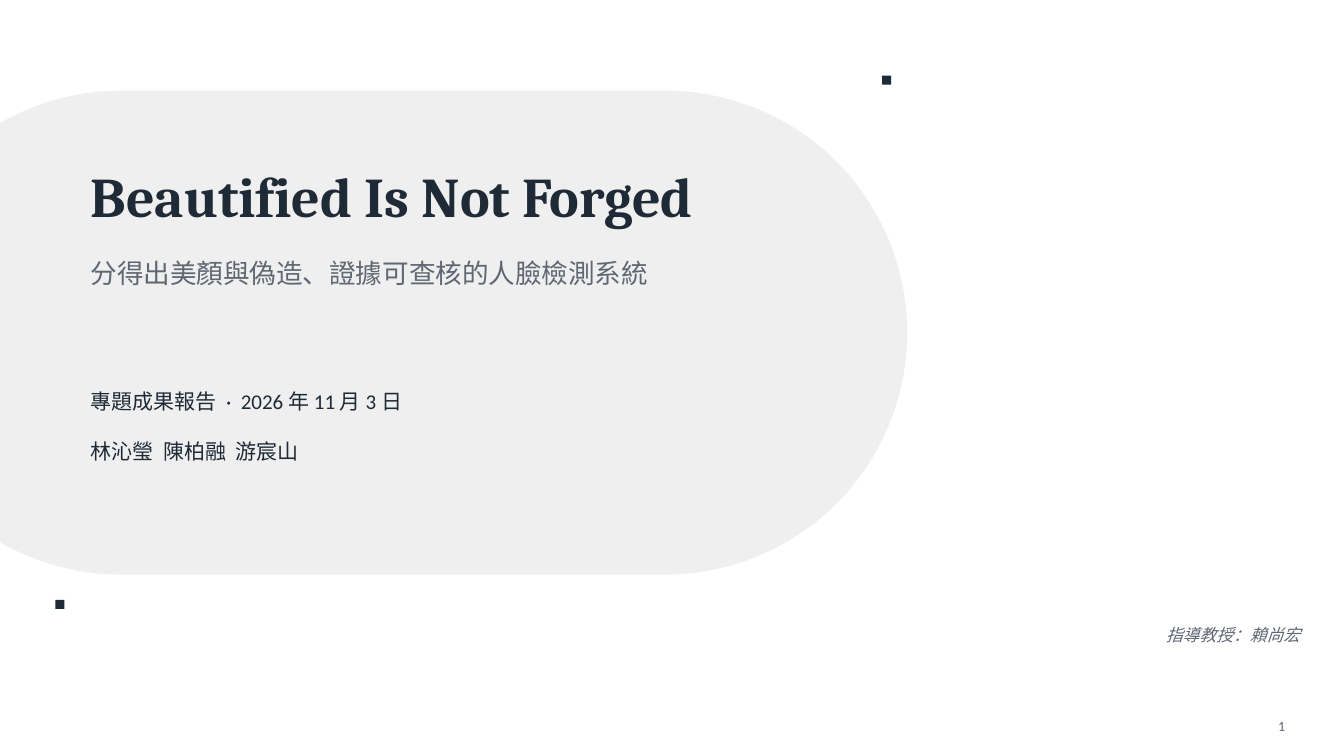
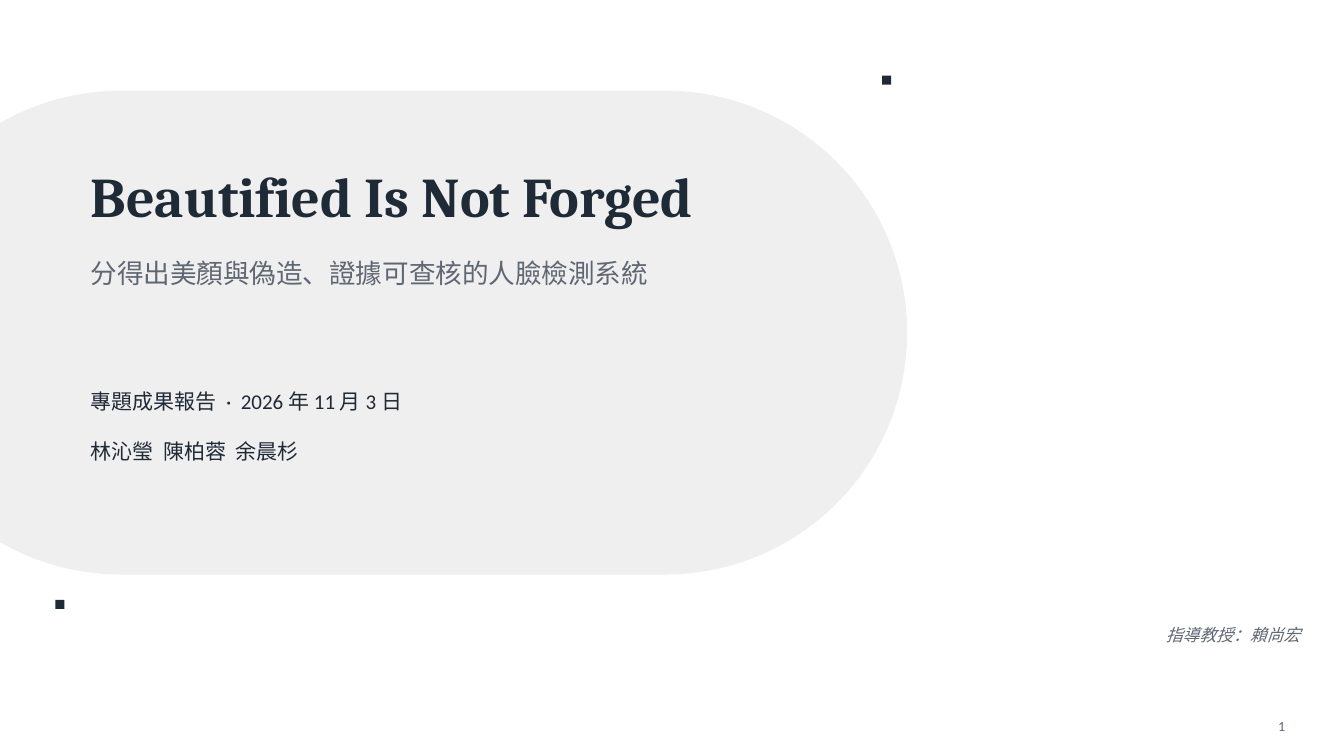
Before and after one commit to Doreen1113/beautified-not-forged, a slide deck: slide 1 of docs/meeting_20261103/final_meeting_20261103.pptx. Drawn at 1344x756 pixels with LibreOffice and Linux fonts; fonts in the diff are those of the drawing. Boxes give left, top, right and bottom in pixels: in the first picture for what was removed or moved away, otherwise in the second. Text is boxed around its words. In the diff, an @@ line names an element or a change of style, - is before the commit and + after.

```diff
--- a/docs/meeting_20261103/final_meeting_20261103.pptx
+++ b/docs/meeting_20261103/final_meeting_20261103.pptx
@@ text at box(91, 441, 298, 461): text changed @@
-林沁瑩 陳柏融 游宸山
+林沁瑩 陳柏蓉 余晨杉
```
Also in this commit, not shown: 32 other files.
